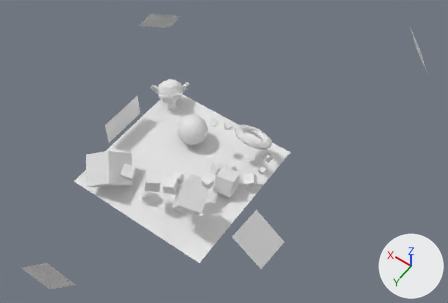
One commit to the OBJ model Assets/DemoScene/LowDef.obj: the scene before it, then after it.
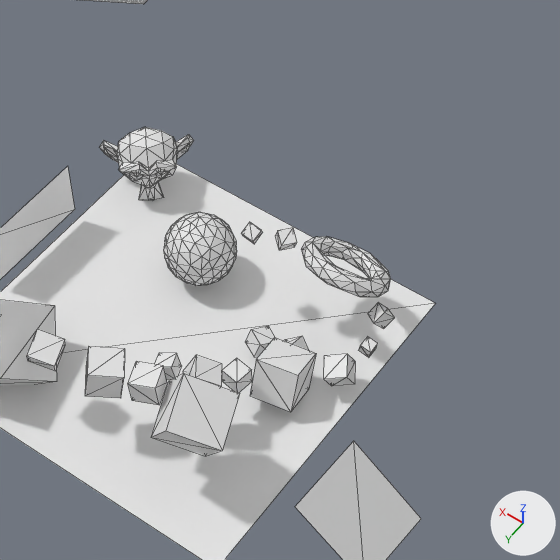
Old and new are each drawn whole from a 50 mm lens placed at (-26.2, 29.1, 48.1), pointed at (-6.6, 1.7, 5.0) and again close up on the part from 24% to 76% of the width and 9% to 86% of the height. Lighting does not change. The marker at lower right points along +X, +Y and +Z. The close-ups show mesh edges as thin lines. Where no turn or scale is listed for an object, it has been applied to the vertices.

In view in the first close-up: 'LowDef_Suzanne.002'.
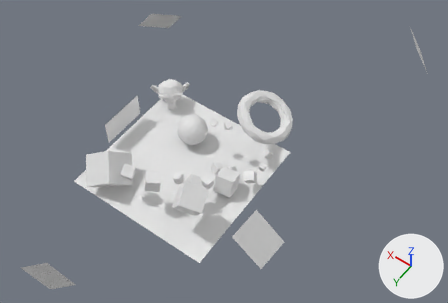
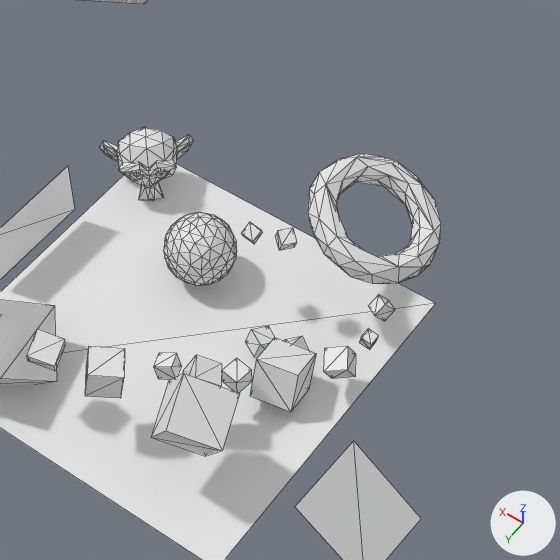
Location of each change, [x1, y1, x2, y2] in pixels of the close-ups (560 x 560 px; the box of a moved part takes in the faces that stretch with it):
'LowDef_Suzanne.002', reshaped
    before: [0, 0, 435, 560]
    after: [0, 0, 441, 560]
part 1 of me_lowdef_suzanne_002, added
    after: [324, 346, 356, 379]
part 2 of me_lowdef_suzanne_002, deleted
    before: [368, 303, 394, 329]
part 3 of me_lowdef_suzanne_002, deleted
    before: [128, 361, 167, 405]
part 4 of me_lowdef_suzanne_002, moved or reshaped
    before: [301, 236, 391, 386]
    after: [308, 153, 441, 350]

What changed in the scene script:
```text
Change me_lowdef_suzanne_002:
    used by ob_lowdef_suzanne_002; location = (0.0, 0.0, 0.0)
    remove me_lowdef_suzanne_002.from_pydata(...)  # 500 vertices, 861 faces; spans x -18.2..10.0, y -14.9..19.6, z -1.4..12.9
    add me_lowdef_suzanne_002.from_pydata(...)  # 492 vertices, 849 faces; spans x -18.2..10.0, y -14.9..19.6, z -1.4..12.9
    me_lowdef_suzanne_002 part 1: the loose piece of 8 vertices spanning x -9.3..-7.9, y -0.6..1.0, z -0.1..1.4 is copied, and the copy is moved by (0.0, 0.0, 0.5); it spans x -9.3..-7.9, y -0.6..1.0, z 0.4..1.9
    me_lowdef_suzanne_002 part 2: the loose piece of 8 vertices spanning x -9.5..-8.5, y -2.6..-1.5, z 1.5..2.5 is deleted
    me_lowdef_suzanne_002 part 3: the loose piece of 8 vertices spanning x -5.2..-3.8, y 5.9..7.3, z 3.1..4.2 is deleted
    me_lowdef_suzanne_002 part 4
    2 faces are deleted
    108 vertices move from x -9.6..-5.0, y -4.4..1.0, z -0.1..4.0 to x -9.6..-4.3, y -7.5..-0.5, z 1.7..5.3
    2 new faces join them, mat_mat1 (white #e7e7e7)
```
